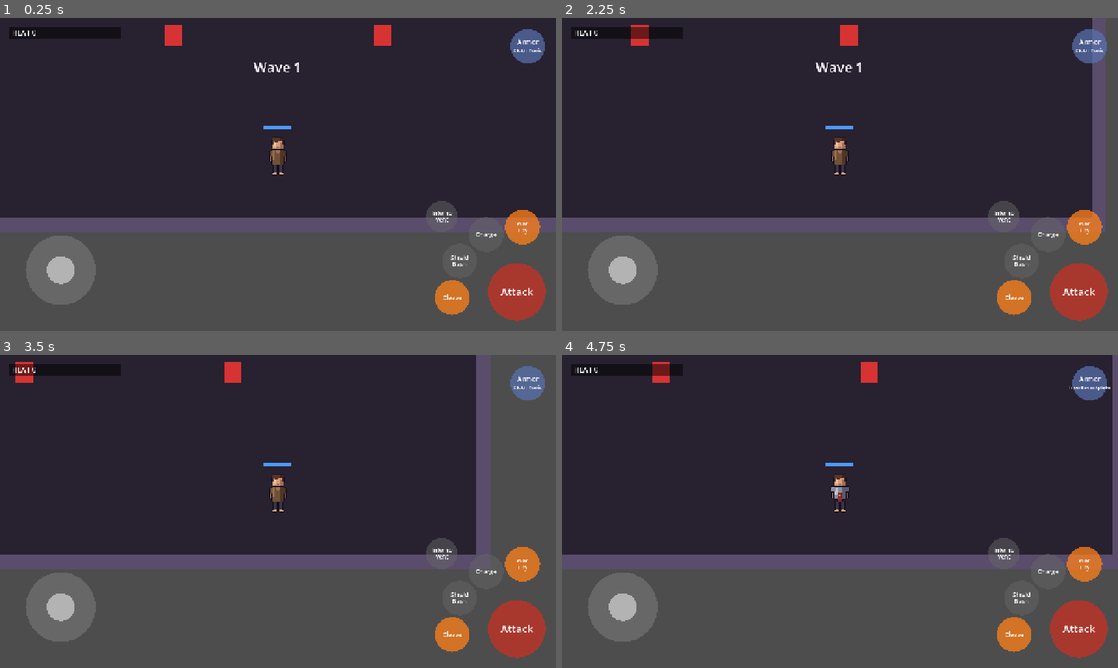
Above: before the commit, frames 1-4 (two rows, left to right).
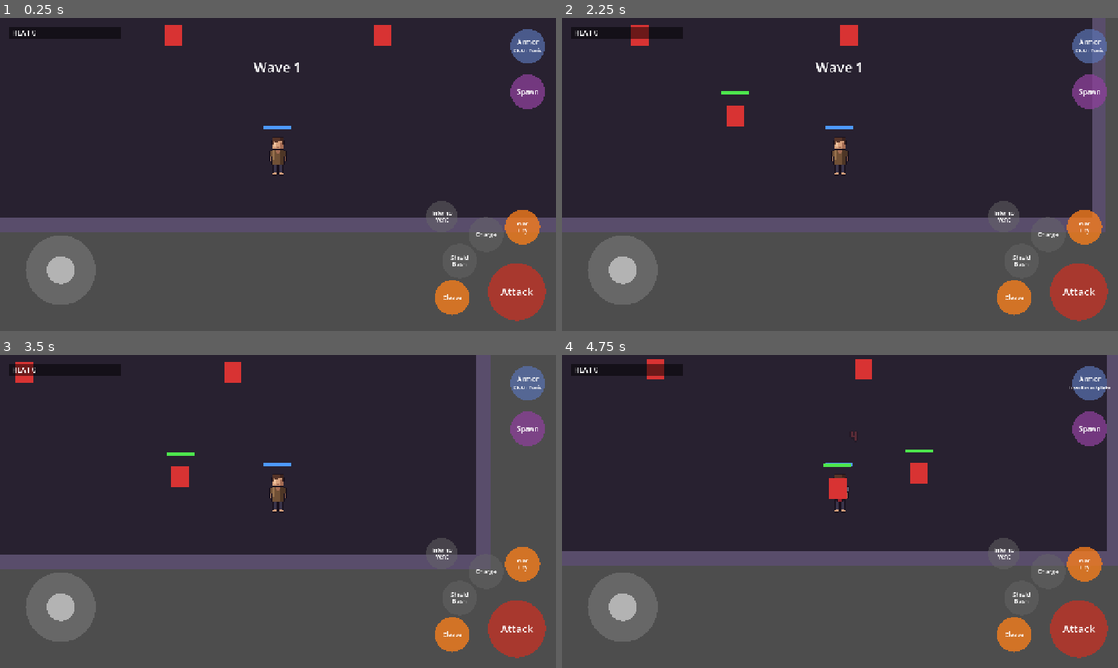
Above: after the commit, the same moments.

Repository: heytylo-png/star-patrol
Game: Godot game, scene res://scenes/hollow_throne.tscn
Two runs of this game, one before a commit and one after it. Both use one fixed random seed, a clock stepped at 60 frames per second and the inputs below.
Inputs (mouse positions are in pixels of both pictures, inside the frame that each line leads up to):
- Up to frame 1 (0.25 s): no input
- Up to frame 2 (2.25 s): tap Enter at 0.5 s; move the mouse to (962, 158) at 0.52 s; hold D (move_right) 0.53-1.25 s; hold Space (attack) 0.53-1.25 s; click (962, 158) at 0.67 s; tap V (vent) at 0.8 s; drag from (728, 190) to (812, 237) at 1.27 s; tap Space (attack) at 2 s; move the mouse to (895, 105) at 2.02 s; hold D (move_right) from 2.03 s (still down); hold E (spawn_enemy, bound only after the commit) from 2.03 s (still down); click (895, 105) at 2.17 s
- Up to frame 3 (3.5 s): tap Space (attack) at 2.3 s; release D (move_right) at 2.75 s; release E (spawn_enemy, bound only after the commit) at 2.75 s; drag from (250, 574) to (111, 464) at 2.77 s
- Up to frame 4 (4.75 s): move the mouse to (1006, 558) at 3.52 s; hold A (move_left) 3.53-4.25 s; hold T (swap_armor) 3.53-4.25 s; click (1006, 558) at 3.67 s; tap E (spawn_enemy, bound only after the commit) at 3.8 s; drag from (673, 464) to (756, 433) at 4.27 s

The runs differ from the first frame. In frame 1, 0.5% of the frame differs, in the area x 91-98%, y 18-30%; in frame 2, 0.8%; in frame 3, 0.8%; in frame 4, 4.0%, in the area x 0-100%, y 0-69%.

Commit message:
Combat feel 6/6: Spawn button test tool
- SpawnButton (top-right, or key E) spawns enemy.tscn near the player, in a spot
  that is free and in line of sight (so never outside the room's walls)
- Spawned enemies come straight at the player; wave enemies chase and attack
  as before. Distances, cap and behavior are @export on SpawnButton
- Added to both the Hollow Throne room and the sandbox scene

Co-Authored-By: Claude Opus 5.5 <noreply@anthropic.com>
Claude-Session: https://claude.ai/code/session_019ZoxFiAo42TsUSjR1Jd1ko

Diff:
--- a/scenes/hollow_throne.tscn
+++ b/scenes/hollow_throne.tscn
@@ -15,6 +15,7 @@
 [ext_resource type="Resource" path="res://gear/iron_breastplate.tres" id="sp_iron"]
 [ext_resource type="Script" path="res://scripts/armor_button.gd" id="sp_armor_btn"]
 [ext_resource type="Script" path="res://scripts/skill_pad.gd" id="pad_script"]
+[ext_resource type="Script" path="res://scripts/spawn_button.gd" id="spawn_btn"]
 
 [sub_resource type="CircleShape2D" id="CircleShape2D_player"]
 radius = 12.0
@@ -162,6 +163,20 @@
 offset_bottom = 48.0
 script = ExtResource("7_heat")
 player = NodePath("../../Player")
+
+[node name="SpawnButton" type="Control" parent="UI" node_paths=PackedStringArray("player")]
+layout_mode = 3
+anchors_preset = 1
+anchor_left = 1.0
+anchor_right = 1.0
+offset_left = -110.0
+offset_top = 125.0
+offset_right = -20.0
+offset_bottom = 215.0
+grow_horizontal = 0
+script = ExtResource("spawn_btn")
+player = NodePath("../../Player")
+enemy_scene = ExtResource("5_enemy")
 
 [node name="SkillPad" type="Control" parent="UI"]
 layout_mode = 3
--- a/scenes/main.tscn
+++ b/scenes/main.tscn
@@ -12,6 +12,8 @@
 [ext_resource type="Resource" path="res://gear/iron_breastplate.tres" id="sp_iron"]
 [ext_resource type="Script" path="res://scripts/armor_button.gd" id="sp_armor_btn"]
 [ext_resource type="Script" path="res://scripts/skill_pad.gd" id="pad_script"]
+[ext_resource type="Script" path="res://scripts/spawn_button.gd" id="spawn_btn"]
+[ext_resource type="PackedScene" path="res://scenes/enemy.tscn" id="spawn_enemy_scene"]
 
 [sub_resource type="CircleShape2D" id="CircleShape2D_body"]
 radius = 12.0
@@ -97,6 +99,20 @@
 script = ExtResource("6_heat")
 player = NodePath("../../Player")
 
+[node name="SpawnButton" type="Control" parent="UI" node_paths=PackedStringArray("player")]
+layout_mode = 3
+anchors_preset = 1
+anchor_left = 1.0
+anchor_right = 1.0
+offset_left = -110.0
+offset_top = 125.0
+offset_right = -20.0
+offset_bottom = 215.0
+grow_horizontal = 0
+script = ExtResource("spawn_btn")
+player = NodePath("../../Player")
+enemy_scene = ExtResource("spawn_enemy_scene")
+
 [node name="SkillPad" type="Control" parent="UI"]
 layout_mode = 3
 anchors_preset = 3
--- a/scripts/main.gd
+++ b/scripts/main.gd
@@ -1,7 +1,8 @@
 extends Node2D
 ## The test scene's root script.
 ## - Taps on an enemy make it the player's target (Inotia-style).
-## - On a computer: Space attacks, keys 1-4 use the skills, V vents Heat, T swaps armor.
+## - On a computer: Space attacks, keys 1-4 use the skills, V vents Heat, T swaps armor,
+##   E spawns a test enemy.
 ## - Creates the movement and skill input actions if you haven't set them up yet.
 
 @export var player: Player          ## Drag your Player node here in the Inspector.
@@ -56,6 +57,7 @@
 		"attack": [KEY_SPACE],
 		"vent": [KEY_V],
 		"swap_armor": [KEY_T],
+		"spawn_enemy": [KEY_E],
 	}
 	for action in keys:
 		if InputMap.has_action(action):
--- /dev/null
+++ b/scripts/spawn_button.gd
@@ -0,0 +1,81 @@
+class_name SpawnButton
+extends Control
+## Test tool: spawns an enemy near the player that comes straight for them.
+## Tap it, or press E on a computer. Put it in the UI CanvasLayer, about 90 x 90.
+
+const TRIES := 16   # Random spots to try before giving up.
+
+@export var player: Player                         ## The Player node.
+@export var enemy_scene: PackedScene               ## What to spawn (enemy.tscn).
+@export var min_distance: float = 110.0            ## Closest spawn spot to the player.
+@export var max_distance: float = 170.0            ## Farthest spawn spot.
+@export var max_alive: int = 20                    ## Stops spawning past this many enemies.
+@export var come_at_once: bool = true              ## Spawned enemies chase right away.
+@export var radius: float = 40.0
+@export var color: Color = Color(0.55, 0.25, 0.6, 0.75)
+
+
+func _ready() -> void:
+	mouse_filter = Control.MOUSE_FILTER_IGNORE
+
+
+func _input(event: InputEvent) -> void:
+	if event is InputEventScreenTouch and event.pressed and _is_inside(event.position):
+		get_viewport().set_input_as_handled()
+		spawn()
+	elif event.is_action_pressed("spawn_enemy"):
+		spawn()
+
+
+## Spawns one enemy in a free spot around the player. Returns it, or null if none fit.
+func spawn() -> Enemy:
+	if player == null or enemy_scene == null or player.is_dead:
+		return null
+	if get_tree().get_nodes_in_group("enemies").size() >= max_alive:
+		return null
+	var spot: Variant = _free_spot()
+	if spot == null:
+		return null
+	var enemy := enemy_scene.instantiate() as Enemy
+	if enemy == null:
+		return null
+	enemy.global_position = spot
+	player.get_parent().add_child(enemy)
+	if come_at_once:
+		enemy.taunt()
+	return enemy
+
+
+# A random spot around the player that isn't inside a wall or another body, and that the
+# player can see (so it's on the same side of the walls, not outside the room).
+func _free_spot() -> Variant:
+	var space := player.get_world_2d().direct_space_state
+	var query := PhysicsShapeQueryParameters2D.new()
+	var circle := CircleShape2D.new()
+	circle.radius = 14.0
+	query.shape = circle
+	for i in TRIES:
+		var offset := Vector2.from_angle(randf() * TAU) * randf_range(min_distance, max_distance)
+		var spot: Vector2 = player.global_position + offset
+		query.transform = Transform2D(0.0, spot)
+		if not space.intersect_shape(query, 1).is_empty():
+			continue
+		var ray := PhysicsRayQueryParameters2D.create(player.global_position, spot)
+		ray.exclude = [player.get_rid()]
+		if space.intersect_ray(ray).is_empty():
+			return spot
+	return null
+
+
+func _is_inside(screen_pos: Vector2) -> bool:
+	return screen_pos.distance_to(get_global_rect().get_center()) <= radius
+
+
+func _draw() -> void:
+	var middle: Vector2 = size / 2.0
+	draw_circle(middle, radius, color)
+	var font := ThemeDB.fallback_font
+	var text := "Spawn"
+	var text_size: Vector2 = font.get_string_size(text, HORIZONTAL_ALIGNMENT_LEFT, -1, 16)
+	draw_string(font, middle + Vector2(-text_size.x / 2.0, 6.0), text,
+			HORIZONTAL_ALIGNMENT_LEFT, -1, 16, Color.WHITE)
Not shown: 1 places in scenes/hollow_throne.tscn that only renumber resources
Not shown: 1 places in scenes/main.tscn that only renumber resources
